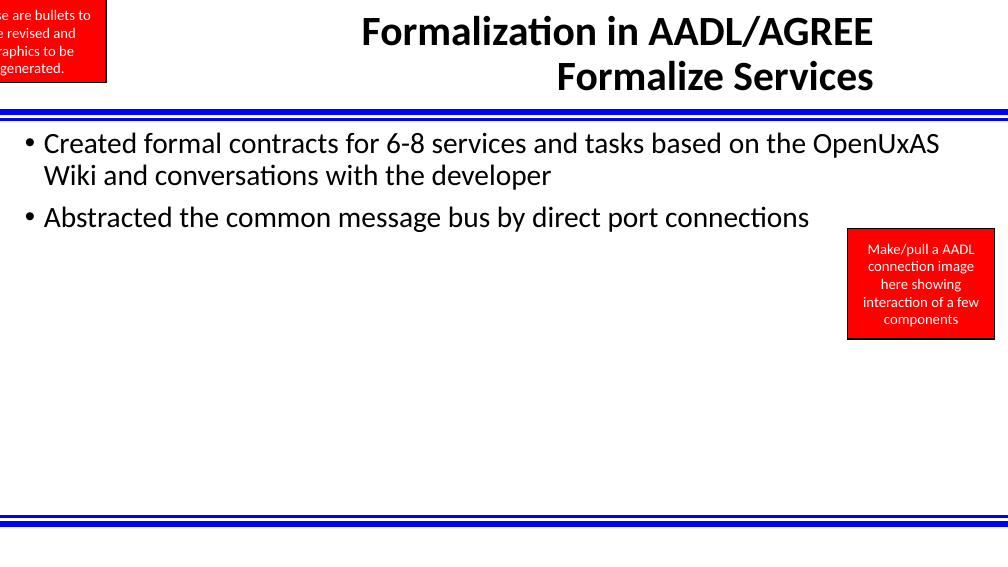
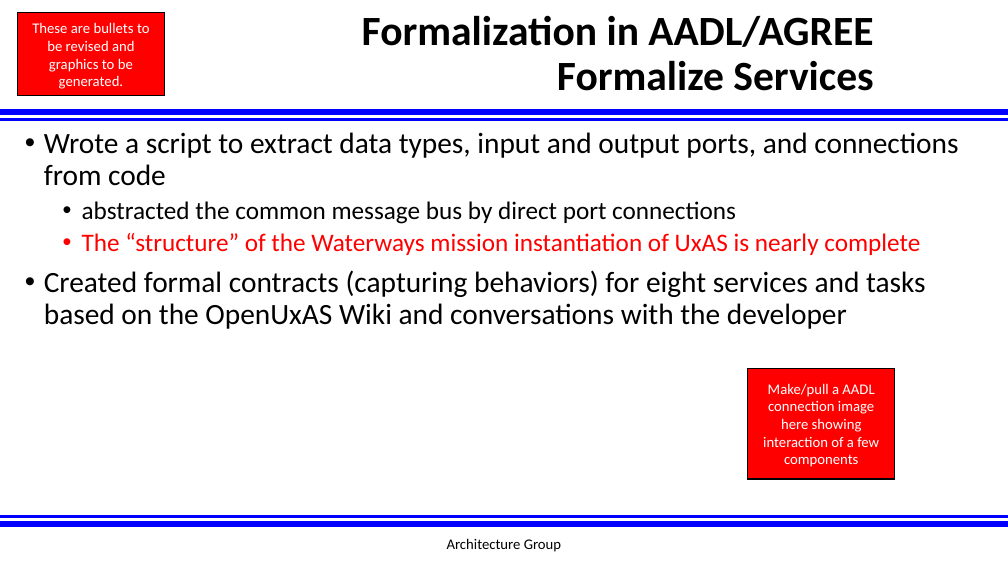
Before and after one commit to afrl-rq/OpenUxAS-SoI, a slide deck: slide 10 of presentations/S5_SoI_Architecture_Group.pptx. Drawn at 1008x567 pixels with LibreOffice and Linux fonts; fonts in the diff are those of the drawing; background and template pictures are left out. Boxes give left, top, right and bottom in pixels: in the first picture for what was removed or moved away, otherwise in the second. Text is boxed around its words. In the diff, an @@ line names an element or a change of style, - is before the commit and + after.

```diff
--- a/presentations/S5_SoI_Architecture_Group.pptx
+++ b/presentations/S5_SoI_Architecture_Group.pptx
@@ rectangle "These are bullets to be ...": place and size @@
-rectangle "These are bullets to be ..." at (0,0,107,83)
+rectangle "These are bullets to be ..." at (17,13,165,96)
@@ text at (44,132,958,329): text changed @@
-• Created formal contracts for 6-8 services and tasks based on the OpenUxAS Wiki and conversations with the developer
-• Abstracted the common message bus by direct port connections
+• Wrote a script to extract data types, input and output ports, and connections from code
+  • abstracted the common message bus by direct port connections
+  • The “structure” of the Waterways mission instantiation of UxAS is nearly complete
+• Created formal contracts (capturing behaviors) for eight services and tasks based on the OpenUxAS Wiki and conversations with the developer
@@ rectangle "Make/pull a AADL connection image ...": place and size @@
-rectangle "Make/pull a AADL connection image ..." at (848,228,995,340)
+rectangle "Make/pull a AADL connection image ..." at (748,368,895,479)
@@ text added at (447,538,561,552), 14 pt, text #000000 @@
+Architecture Group
```
Also in this commit, not shown: 12 other slides changed, 10 slides added, 11 slides removed.
